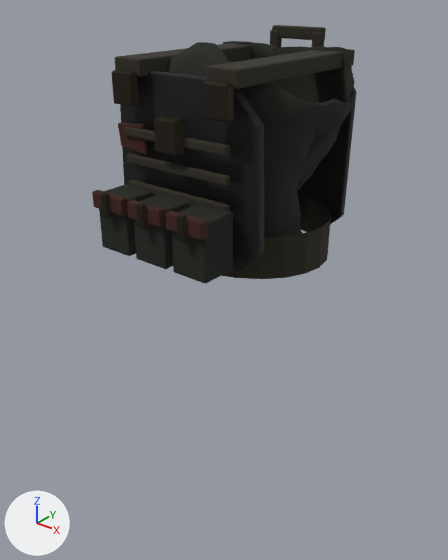
Renders of the glTF model public/assets/models/equipment/armor/equipment_ballistic_vest_male_slim.glb from each side of a commit.
The view is the same before and after, from a 50 mm lens placed at (0.812, -1.05, 1.612), pointed at (-0.032, 0.005, 0.958). Lighting does not change. The marker at lower left points along +X, +Y and +Z. The first picture is the older version. Where no turn or scale is listed for an object, it has been applied to the vertices. Vertices at exactly the same position are counted once.

In view in the first picture: 'equipment_ballistic_vest_unified_v1_male_slim_plates_webbing_po', 'equipment_ballistic_vest_unified_v1_male_slim_soft_carrier'.
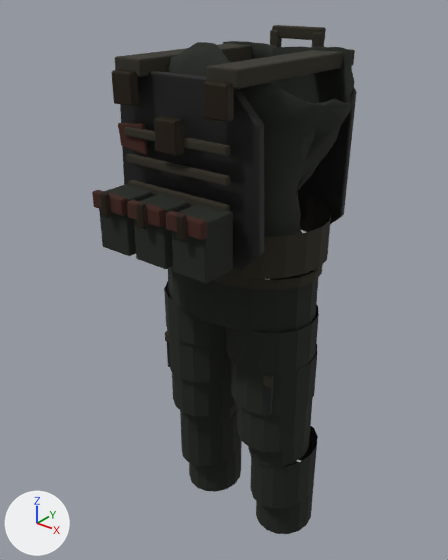
Diff of the bpy script that builds the scene:
```diff
--- a/public/assets/models/equipment/armor/equipment_ballistic_vest_male_slim.glb.py
+++ b/public/assets/models/equipment/armor/equipment_ballistic_vest_male_slim.glb.py
@@ me_equipment_ballistic_vest_unified_v1_male_slim_details_mesh @@
 # used by ob_equipment_ballistic_vest_unified_v1_male_slim_plates_webbing_po; location = (0.0, 0.0, 0.0)
-me_equipment_ballistic_vest_unified_v1_male_slim_details_mesh.from_pydata(...)  # 1560 vertices, 2972 faces; spans x -0.217..0.217, y -0.288..0.246, z 1.058..1.516
+me_equipment_ballistic_vest_unified_v1_male_slim_details_mesh.from_pydata(...)  # 2288 vertices, 3908 faces; spans x -0.217..0.217, y -0.288..0.246, z 0.242..1.516
+# me_equipment_ballistic_vest_unified_v1_male_slim_details_mesh part 1: the loose piece of 56 vertices spanning x 0.058..0.145, y -0.279..-0.261, z 1.195..1.23 is copied, and the copy is scaled about its middle by (1.07, 0.518, 0.802), then moved by (0.018, 0.203, -0.427), in mat_ballistic_vest_dusty_webbing; it spans x 0.073..0.166, y -0.073..-0.062, z 0.772..0.8
+# me_equipment_ballistic_vest_unified_v1_male_slim_details_mesh part 2: the loose piece of 56 vertices spanning x -0.145..-0.058, y -0.279..-0.261, z 1.195..1.23 is copied, and the copy is scaled about its middle by (1.07, 0.518, 0.802), then moved by (-0.018, 0.203, -0.427), in mat_ballistic_vest_dusty_webbing; it spans x -0.166..-0.073, y -0.073..-0.062, z 0.772..0.8
+# me_equipment_ballistic_vest_unified_v1_male_slim_details_mesh part 3: 616 vertices added at x -0.207..0.207, y -0.118..0.172, z 0.242..1.042
+# me_equipment_ballistic_vest_unified_v1_male_slim_details_mesh part 4: 2812 kept faces spanning x -0.217..0.217, y -0.288..0.246, z 1.058..1.516 get new texture (UV) coordinates
 me_equipment_ballistic_vest_unified_v1_male_slim_details_mesh.materials.append(mat_ballistic_vest_faded_olive_carrier)
```

What differs and where, as boxes (x1, y1, x2, y2) in the pictures (448 x 560 px):
'equipment_ballistic_vest_unified_v1_male_slim_plates_webbing_po', reshaped (97% taller): before (92, 25, 357, 283); after (92, 25, 357, 534)
part 1 of me_equipment_ballistic_vest_unified_v1_male_slim_details_mesh, added: after (263, 376, 273, 388)
part 2 of me_equipment_ballistic_vest_unified_v1_male_slim_details_mesh, added: after (165, 332, 170, 343)
part 3 of me_equipment_ballistic_vest_unified_v1_male_slim_details_mesh, added: after (164, 264, 323, 534)
part 4 of me_equipment_ballistic_vest_unified_v1_male_slim_details_mesh, surface changed: (165, 262, 324, 283) in both
